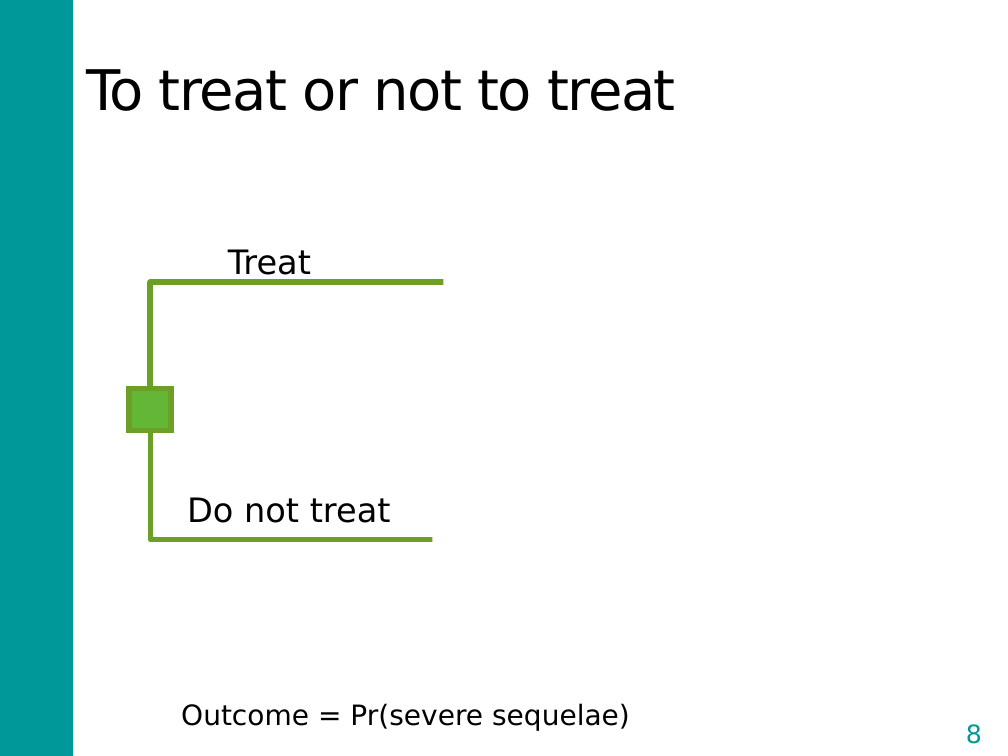
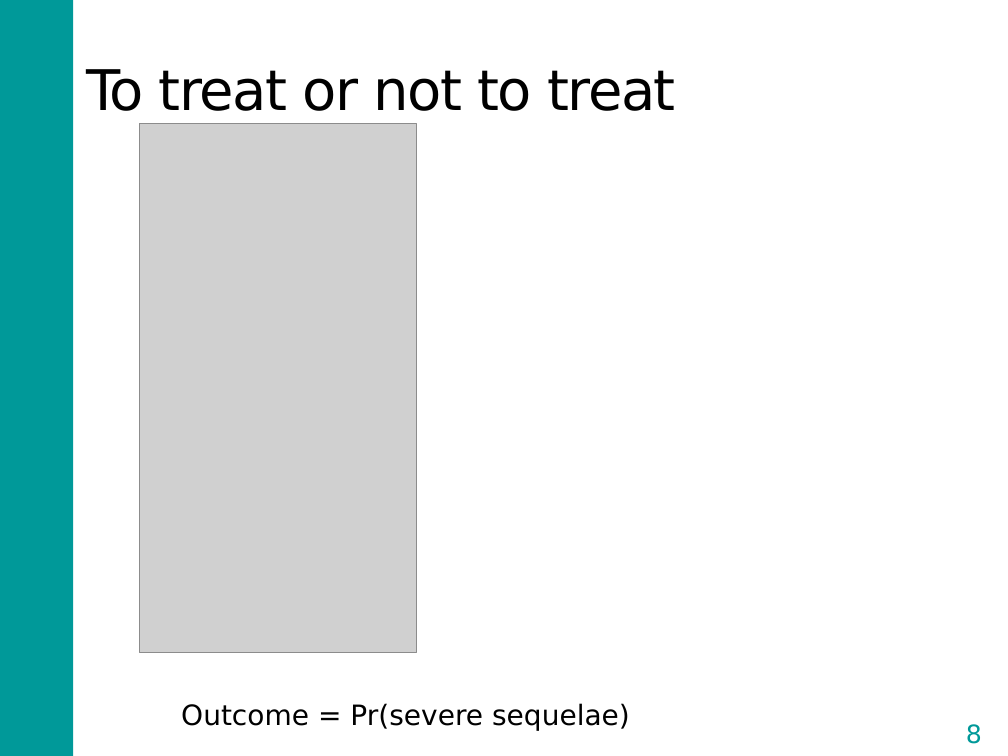
Before and after one commit to DARTH-git/Course-Modularization, a slide deck: slide 8 of static/Course_Modularization/Decision trees/Slides/DecisionTreeSlides_video.pptx. Drawn at 1008x756 pixels with LibreOffice and Linux fonts; fonts in the diff are those of the drawing; grey boxes stand for pictures. Boxes give left, top, right and bottom in pixels: in the first picture for what was removed or moved away, otherwise in the second. Text is boxed around its words. In the diff, an @@ line names an element or a change of style, - is before the commit and + after.

```diff
--- a/static/Course_Modularization/Decision trees/Slides/DecisionTreeSlides_video.pptx
+++ b/static/Course_Modularization/Decision trees/Slides/DecisionTreeSlides_video.pptx
@@ picture added at (x1=139, y1=124, x2=416, y2=653) @@
@@ rectangle removed at (x1=444, y1=143, x2=940, y2=388) @@
@@ text removed at (x1=228, y1=249, x2=311, y2=281) @@
-Treat
@@ freeform shape removed at (x1=150, y1=282, x2=460, y2=403) @@
@@ rectangle removed at (x1=129, y1=388, x2=171, y2=430) @@
@@ rectangle removed at (x1=432, y1=397, x2=929, y2=642) @@
@@ freeform shape removed at (x1=150, y1=431, x2=458, y2=539) @@
@@ text removed at (x1=187, y1=497, x2=391, y2=523) @@
-Do not treat
```
Also in this commit, not shown: 7 other slides changed, 6 slides added, 5 slides removed, 21 other files.
